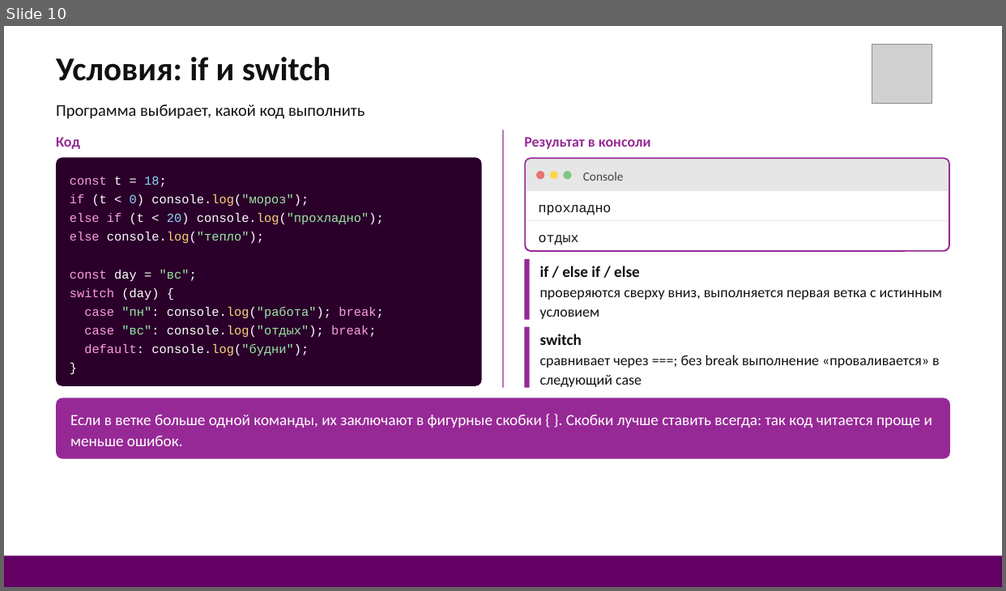
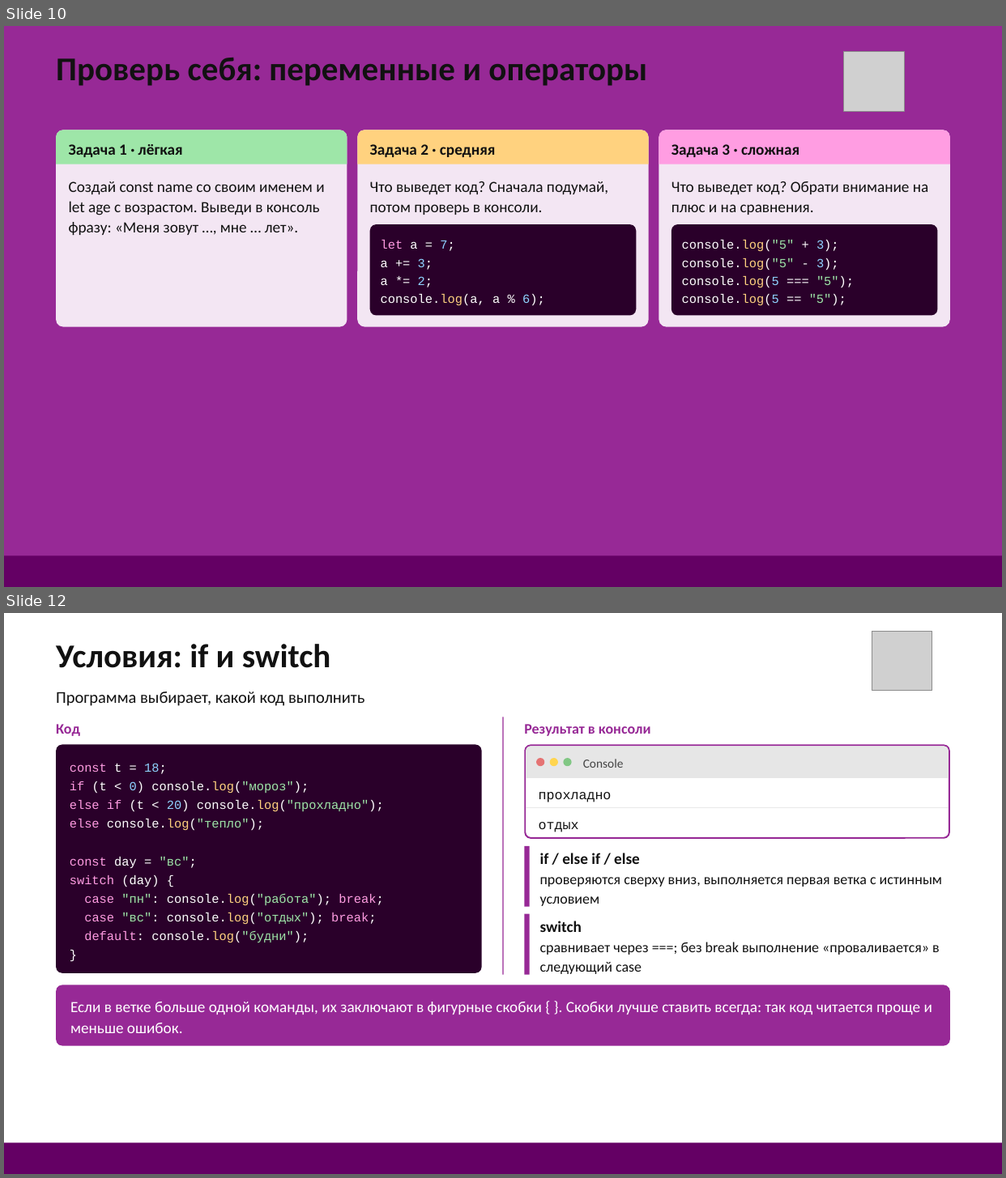
Before and after one commit to DonRobot-all/HTML-CSS-JavaScript_group, a slide deck: презентации/JavaScript основы и работа с HTML.pptx. Shown one above the other, each under a label of ours: slide 10 before the commit, slides 10 and 12 after it; the slides between them are not shown. The pictures are 1006x591 and 1006x1178 pixels, drawn with LibreOffice and Linux fonts; fonts in the diff are those of the drawing; grey boxes stand for pictures. Boxes give left, top, right and bottom in pixels: in the first picture for what was removed or moved away, otherwise in the second. Text is boxed around its words. In the diff, an @@ line names an element or a change of style, - is before the commit and + after.

```diff
--- a/презентации/JavaScript основы и работа с HTML.pptx
+++ b/презентации/JavaScript основы и работа с HTML.pptx
@@ slide 10 added at [4, 26, 1002, 587], background #972996 @@
@@ title added at [56, 58, 647, 86], 32 pt, text #111111, bold @@
+Проверь себя: переменные и операторы
@@ picture added at [844, 51, 905, 110] @@
@@ rounded rectangle added at [56, 130, 347, 327], fill #F3E6F3 @@
@@ freeform shape added at [56, 130, 347, 165], fill #9EE6A8, 15 pt, text #111111, bold @@
+Задача 1 · лёгкая
@@ rounded rectangle added at [357, 130, 649, 327], fill #F3E6F3 @@
@@ freeform shape added at [357, 130, 649, 165], fill #FFD27F, 15 pt, text #111111, bold @@
+Задача 2 · средняя
@@ rounded rectangle added at [659, 130, 950, 327], fill #F3E6F3 @@
@@ freeform shape added at [659, 130, 950, 165], fill #FF9DE2, 15 pt, text #111111, bold @@
+Задача 3 · сложная
@@ text added at [69, 182, 324, 235], 15 pt, text #111111 @@
+Создай const name со своим именем и let age с возрастом. Выведи в консоль фразу: «Меня зовут …, мне … лет».
@@ text added at [370, 182, 608, 215], 15 pt, text #111111 @@
+Что выведет код? Сначала подумай, потом проверь в консоли.
@@ text added at [671, 182, 928, 215], 15 pt, text #111111 @@
+Что выведет код? Обрати внимание на плюс и на сравнения.
@@ rounded rectangle added at [370, 224, 637, 316], fill #2A002A, 12 pt, text #FFFFFF @@
+let a = 7;
+a += 3;
+a *= 2;
+console.log(a, a % 6);
@@ rounded rectangle added at [671, 224, 938, 316], fill #2A002A, 12 pt, text #FFFFFF @@
+console.log("5" + 3);
+console.log("5" - 3);
+console.log(5 === "5");
+console.log(5 == "5");
@@ rectangle added at [4, 556, 1002, 587], fill #640064 @@
@@ what was slide 10 is now slide 12 @@
```
Also in this commit, not shown: 9 other slides added, 2 other files.
